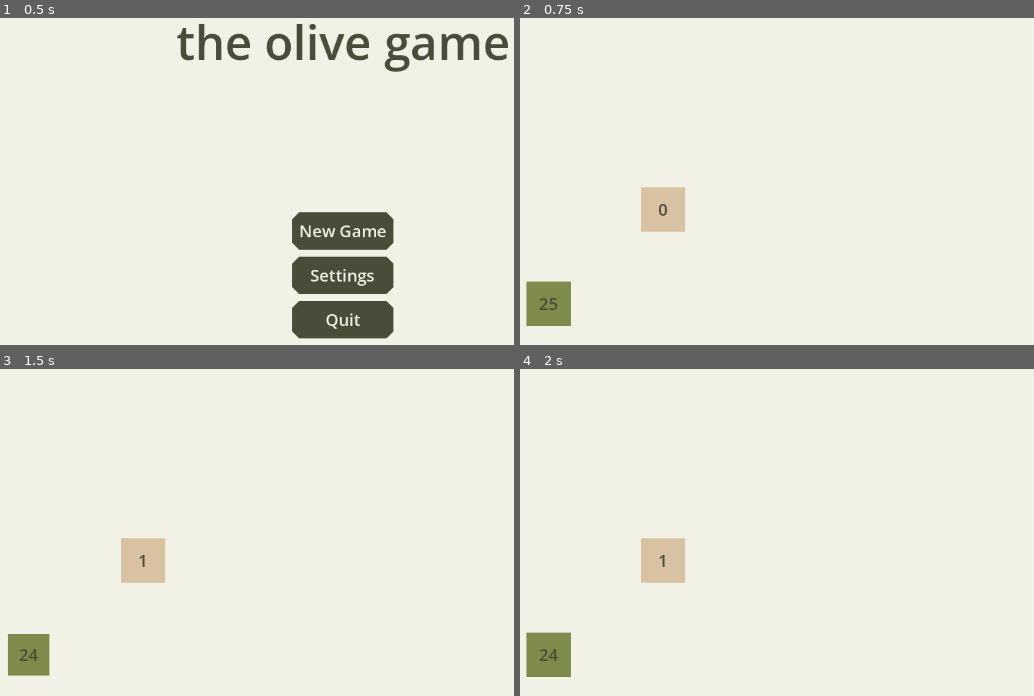
Above: before the commit, frames 1-4 (two rows, left to right).
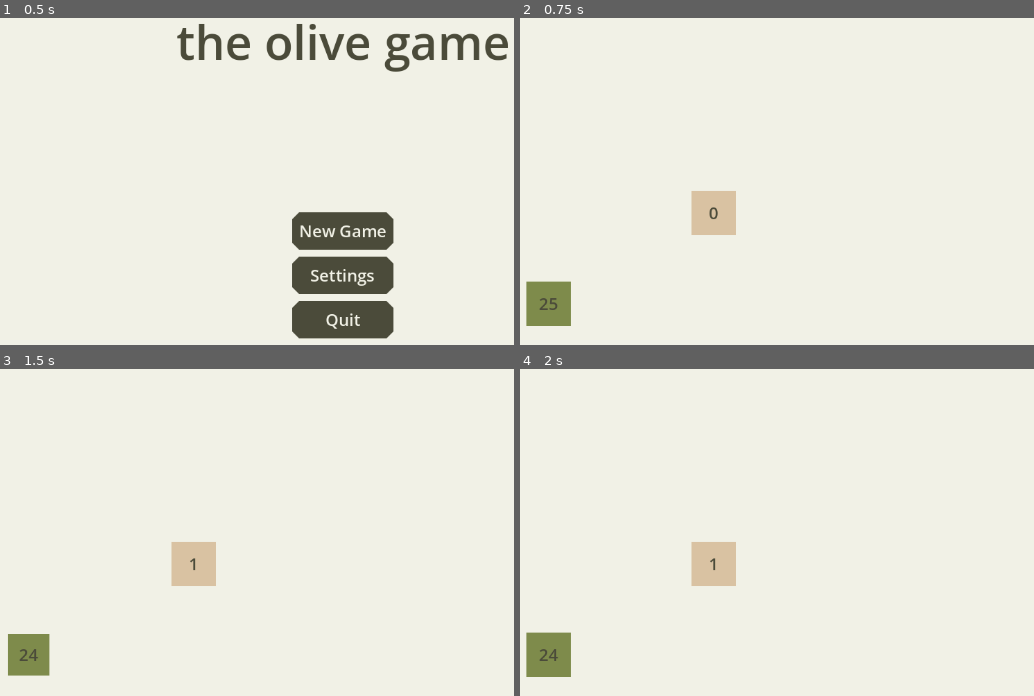
Above: after the commit, the same moments.

Repository: AntonioDell/mini-jam-203
Game: Godot game, scene res://main.tscn
The game is run twice, just before and just after one commit, with the same random seed, the same clock (stepped at 60 frames per second) and the same inputs.
Inputs (mouse positions are in pixels of both pictures, inside the frame that each line leads up to):
- Up to frame 1 (0.5 s): no input
- Up to frame 2 (0.75 s): click "New Game" at 0.5 s
- Up to frame 3 (1.5 s): tap Enter at 1.25 s; move the mouse to (30, 653) at 1.27 s; click (30, 653) at 1.42 s
- Up to frame 4 (2 s): no input

Frame 1 is identical in both runs. In frame 2, 2.4% of the frame differs, in the area x 23-43%, y 51-67%; in frame 3, 2.4%; in frame 4, 2.4%.

Commit message:
Add transport moving and unloading of olives

Diff:
--- a/globals/global_save_game_controller.gd
+++ b/globals/global_save_game_controller.gd
@@ -20,6 +20,26 @@
 	save_game_data.game_state = {}
 	save()
 
+func register_holder_resource(node_name: String, initial_holder_resource: HolderResource) -> HolderResource:
+	var state = _get_saved_resources_state("holder")
+	if node_name not in state:
+		state[node_name] = initial_holder_resource
+	state[node_name].amount_changed.connect(func(_x): _schedule_save())
+
+	return state[node_name]
+
+func register_travel_resource(node_name: String, initial_travel_resource: TravelResource) -> TravelResource:
+	var state = _get_saved_resources_state("travel")
+	if node_name not in state:
+		state[node_name] = initial_travel_resource
+	state[node_name].path_travelled_changed.connect(func(_x): _schedule_save())
+
+	return state[node_name]
+
+func _get_saved_resources_state(type: String) -> Dictionary:
+	if type not in save_game_data.game_state:
+		save_game_data.game_state[type] = {}
+	return save_game_data.game_state[type]
 
 func _ready():
 	if not _load_save_game():
@@ -40,3 +60,12 @@
 
 func _exit_tree():
 	save()
+
+var save_scheduled = false
+func _schedule_save():
+	if save_scheduled: return
+
+	save_scheduled = true
+	await get_tree().create_timer(1.0).timeout
+	save()
+	save_scheduled = false
--- a/level.tscn
+++ b/level.tscn
@@ -5,6 +5,7 @@
 [ext_resource type="PackedScene" uid="uid://dl4d6w6yy6jvs" path="res://olive_collection/olive_tree.tscn" id="2_vonw3"]
 [ext_resource type="Script" uid="uid://dr2xkieskyly1" path="res://holder_resource.gd" id="3_oi3di"]
 [ext_resource type="PackedScene" uid="uid://dnhpqe5uidffi" path="res://olive_collection/olive_transporter.tscn" id="5_f2txt"]
+[ext_resource type="Script" uid="uid://c3kctp1wm3wbg" path="res://travel/travel_resource.gd" id="6_1ainy"]
 
 [sub_resource type="Gradient" id="Gradient_f2txt"]
 offsets = PackedFloat32Array(0.8429561)
@@ -20,9 +21,19 @@
 amount = 25
 metadata/_custom_type_script = "uid://dr2xkieskyly1"
 
+[sub_resource type="Curve2D" id="Curve2D_n6hdu"]
+_data = {
+"points": PackedVector2Array(0, 0, 0, 0, 360, 368, 0, 0, 0, 0, 465, 368, 0, 0, 0, 0, 554, 379, 0, 0, 0, 0, 651, 360)
+}
+point_count = 4
+
 [sub_resource type="Resource" id="Resource_f2txt"]
 script = ExtResource("3_oi3di")
 metadata/_custom_type_script = "uid://dr2xkieskyly1"
+
+[sub_resource type="Resource" id="Resource_n6hdu"]
+script = ExtResource("6_1ainy")
+metadata/_custom_type_script = "uid://c3kctp1wm3wbg"
 
 [node name="Level" type="Node2D" unique_id=800733794]
 script = ExtResource("1_vonw3")
@@ -38,6 +49,10 @@
 position = Vector2(122, 499)
 olives = SubResource("Resource_1ainy")
 
-[node name="OliveTransporter" parent="." unique_id=1043901175 instance=ExtResource("5_f2txt")]
-position = Vector2(287, 363)
+[node name="OliveTransporterPath" type="Path2D" parent="." unique_id=980445474]
+curve = SubResource("Curve2D_n6hdu")
+
+[node name="OliveTransporter" parent="OliveTransporterPath" unique_id=1043901175 instance=ExtResource("5_f2txt")]
+position = Vector2(360, 368)
 olives = SubResource("Resource_f2txt")
+travel = SubResource("Resource_n6hdu")
--- a/olive_collection/holder_resource_save_game.gd
+++ /dev/null
@@ -1,16 +0,0 @@
-extends Node
-
-
-signal holder_resource_loaded(holder_resource: HolderResource)
-
-
-func register_holder_resource(node_name: String, initial_holder_resource: HolderResource) -> HolderResource:
-	var state = GlobalSaveGameController.save_game_data.game_state
-	if node_name in state:
-		print("wow")
-		holder_resource_loaded.emit(state[node_name])
-	else:
-		state[node_name] = initial_holder_resource
-	state[node_name].amount_changed.connect(func(_x): GlobalSaveGameController.save())
-
-	return state[node_name]
--- a/olive_collection/holder_resource_save_game.tscn
+++ /dev/null
@@ -1,6 +0,0 @@
-[gd_scene format=3 uid="uid://begi2xobvn5km"]
-
-[ext_resource type="Script" uid="uid://cnuxh17l3df5l" path="res://olive_collection/holder_resource_save_game.gd" id="1_dkhru"]
-
-[node name="HolderResourceSaveGame" type="Node" unique_id=1430807298]
-script = ExtResource("1_dkhru")
--- a/olive_collection/olive_collection_controller.gd
+++ b/olive_collection/olive_collection_controller.gd
@@ -11,6 +11,9 @@
 func register_desitnation(destination: HolderResource):
 	olive_destinations.append(destination)
 
+func unregister_destination(destination: HolderResource):
+	olive_destinations.erase(destination)
+
 func try_collect(source: HolderResource) -> bool:
 	var destination = olive_destinations.filter(func(d: HolderResource): return d.amount < destination_max_amount)
 	if source.amount > 0 and not destination.is_empty():
--- a/olive_collection/olive_transporter.gd
+++ b/olive_collection/olive_transporter.gd
@@ -1,12 +1,48 @@
-extends Node2D
+class_name OliveTransporter
+extends PathFollow2D
+
 
 @export var olives: HolderResource
+@export var travel: TravelResource
+
+var controller: OliveCollectionController
 
 func _ready():
-	olives = $OlivesSaveGame.register_holder_resource(name, olives)
-	var controller: OliveCollectionController = get_tree().get_first_node_in_group("OliveCollectionController")
-	controller.register_desitnation(olives)
+	olives = GlobalSaveGameController.register_holder_resource(name, olives)
+	travel = GlobalSaveGameController.register_travel_resource(name, travel)
+
+	controller = get_tree().get_first_node_in_group("OliveCollectionController")
+
+	_setup_travel()
 	_setup_children()
 
+func _setup_travel():
+	if not travel.is_travelling:
+		controller.register_desitnation(olives)
+	travel.arrived.connect(_on_travel_arrived)
+	travel.path_travelled_changed.connect(func(value: float): progress_ratio = value)
+	progress_ratio = travel.path_travelled
+
 func _setup_children():
-	$OliveTransporterView.setup(olives)
+	$OliveTransporterView.setup(olives, travel)
+	$OliveTransporterTravelIncrementer.setup(travel, 5.0)
+	$OliveTransporterInputArea.olive_transporter_clicked.connect(_on_transporter_clicked)
+
+
+func _on_transporter_clicked():
+	print("Clicked")
+	if travel.path_travelled == 1.0:
+		travel.is_returning = true
+	elif travel.path_travelled == 0.0:
+		travel.is_returning = false
+	travel.is_travelling = true
+	controller.unregister_destination(olives)
+
+
+func _on_travel_arrived(is_returning: bool):
+	if not is_returning:
+		olives.amount = 0
+		print("Unloading cart")
+	else:
+		controller.register_desitnation(olives)
+		print("Ready for more olives")
--- a/olive_collection/olive_transporter.tscn
+++ b/olive_collection/olive_transporter.tscn
@@ -1,14 +1,21 @@
 [gd_scene format=3 uid="uid://dnhpqe5uidffi"]
 
 [ext_resource type="Script" uid="uid://d25361r47iv7p" path="res://olive_collection/olive_transporter.gd" id="1_d1ety"]
-[ext_resource type="PackedScene" uid="uid://begi2xobvn5km" path="res://olive_collection/holder_resource_save_game.tscn" id="2_6c6q1"]
+[ext_resource type="PackedScene" uid="uid://dlidue5gocvyw" path="res://travel/olive_transporter_travel_incrementer.tscn" id="2_y6hwv"]
+[ext_resource type="PackedScene" uid="uid://sqph21mpywcq" path="res://travel/olive_transporter_input_area.tscn" id="3_6c6q1"]
 [ext_resource type="PackedScene" uid="uid://jc2ax3oafrlj" path="res://olive_collection/olive_transporter_view.tscn" id="3_y6hwv"]
 
-[node name="OliveTransporter" type="Node2D" unique_id=504175730]
+[sub_resource type="Curve" id="Curve_y6hwv"]
+_data = [Vector2(0, 0), 0.0, 0.0, 0, 0, Vector2(1, 1), 0.0, 0.0, 0, 0]
+point_count = 2
+
+[node name="OliveTransporter" type="PathFollow2D" unique_id=846844082]
+rotates = false
 script = ExtResource("1_d1ety")
 
-[node name="OlivesSaveGame" parent="." unique_id=1430807298 instance=ExtResource("2_6c6q1")]
+[node name="OliveTransporterTravelIncrementer" parent="." unique_id=912653014 instance=ExtResource("2_y6hwv")]
+accelleration_curve = SubResource("Curve_y6hwv")
 
 [node name="OliveTransporterView" parent="." unique_id=1231848277 instance=ExtResource("3_y6hwv")]
 
-[node name="Node2D" type="Node2D" parent="." unique_id=1767878051]
+[node name="OliveTransporterInputArea" parent="." unique_id=717562846 instance=ExtResource("3_6c6q1")]
--- a/olive_collection/olive_transporter_view.gd
+++ b/olive_collection/olive_transporter_view.gd
@@ -1,8 +1,15 @@
 extends Node2D
 
-func setup(olives: HolderResource):
+func setup(olives: HolderResource, travel: TravelResource):
 	olives.amount_changed.connect(_on_amount_changed)
 	_on_amount_changed(olives.amount)
+	travel.arrived.connect(_on_travel_arrived)
 
 func _on_amount_changed(amount: int):
 	$Label.text = "%s" % amount
+
+func _on_travel_arrived(is_returned: bool):
+	if not is_returned:
+		print("Arrived")
+	else:
+		print("Returned")
--- a/olive_collection/olive_tree.gd
+++ b/olive_collection/olive_tree.gd
@@ -6,7 +6,7 @@
 
 
 func _ready():
-	olives = $OliveTreeSaveGame.register_holder_resource(name, olives)
+	olives = GlobalSaveGameController.register_holder_resource(name, olives)
 	_setup_children()
 
 func _setup_children():
--- a/olive_collection/olive_tree.tscn
+++ b/olive_collection/olive_tree.tscn
@@ -3,13 +3,10 @@
 [ext_resource type="Script" uid="uid://dw2jdl2usdqx8" path="res://olive_collection/olive_tree.gd" id="1_yq5ov"]
 [ext_resource type="PackedScene" uid="uid://be0ple86o827j" path="res://olive_collection/olive_tree_view.tscn" id="2_8vonl"]
 [ext_resource type="PackedScene" uid="uid://bswejc7ynxy08" path="res://olive_collection/olive_tree_input_area.tscn" id="3_fxmnw"]
-[ext_resource type="PackedScene" uid="uid://begi2xobvn5km" path="res://olive_collection/holder_resource_save_game.tscn" id="4_5d438"]
 
 [node name="OliveTree" type="Node2D" unique_id=1680221023]
 script = ExtResource("1_yq5ov")
 
-[node name="OliveTreeSaveGame" parent="." unique_id=1430807298 instance=ExtResource("4_5d438")]
-
 [node name="OliveTreeView" parent="." unique_id=202196002 instance=ExtResource("2_8vonl")]
 
 [node name="OliveTreeInputArea" parent="." unique_id=719354934 instance=ExtResource("3_fxmnw")]
--- a/travel/olive_transporter_input_area.gd
+++ b/travel/olive_transporter_input_area.gd
@@ -2,15 +2,12 @@
 extends Area2D
 
 
-func setup(olive_transporter: TravelResource, controller: Node):
-	if "transporter_clicked" not in controller:
-		GlobalErrorHandler.handle_error(self, "Setup failed, 'transporter_clicked' not in %s" % controller.name)
-
-	if input_event.is_connected(_on_input_event):
-		input_event.disconnect(_on_input_event)
-	input_event.connect(_on_input_event.bind(olive_transporter, controller))
+signal olive_transporter_clicked
 
 
-func _on_input_event(_viewport: Node, event: InputEvent, _shape_idx: int, olive_transporter: TravelResource, controller: Node):
+func _ready():
+	input_event.connect(_on_input_event)
+
+func _on_input_event(_viewport: Node, event: InputEvent, _shape_idx: int):
 	if event is InputEventMouseButton and (event as InputEventMouseButton).pressed:
-		controller.transporter_clicked(olive_transporter)
+		olive_transporter_clicked.emit()
--- /dev/null
+++ b/travel/olive_transporter_path.gd
@@ -0,0 +1,18 @@
+class_name OliveTransporterPath
+extends Path2D
+
+
+var transporters: Array[OliveTransporter] = []
+
+
+func start_travel(olive_transporter: OliveTransporter):
+	if transporters.any(func(ot): return ot == olive_transporter): return
+
+	transporters.append(olive_transporter)
+	var pf = PathFollow2D.new()
+
+
+
+func _ready():
+	var controller: OliveTransporterTravelController = get_tree().get_first_node_in_group("OliveTransporterTravelController")
+	controller.register_path(self)
--- /dev/null
+++ b/travel/olive_transporter_path.tscn
@@ -0,0 +1,9 @@
+[gd_scene format=3 uid="uid://ch17otr6xvp4j"]
+
+[ext_resource type="Script" uid="uid://briqp75h7hmrv" path="res://travel/olive_transporter_path.gd" id="1_2ys06"]
+
+[sub_resource type="Curve2D" id="Curve2D_v4n7a"]
+
+[node name="OliveTransporterPath" type="Path2D" unique_id=602618642]
+curve = SubResource("Curve2D_v4n7a")
+script = ExtResource("1_2ys06")
--- a/travel/olive_transporter_travel_controller.gd
+++ /dev/null
@@ -1,9 +0,0 @@
-class_name OliveTransporterTravelController
-extends Node2D
-
-
-func transporter_clicked(transporter: TravelResource):
-	pass
-
-func register_path(path: TravelPath):
-	pass
--- a/travel/olive_transporter_travel_controller.tscn
+++ /dev/null
@@ -1,6 +0,0 @@
-[gd_scene format=3 uid="uid://bv3ucdmnvggon"]
-
-[ext_resource type="Script" uid="uid://c76ghr2bjom6d" path="res://travel/olive_transporter_travel_controller.gd" id="1_6614c"]
-
-[node name="OliveTransporterTravelController" type="Node2D" unique_id=4573142]
-script = ExtResource("1_6614c")
--- /dev/null
+++ b/travel/olive_transporter_travel_incrementer.gd
@@ -0,0 +1,29 @@
+class_name OliveTransporterTravelIncrementer
+extends Node
+
+
+@export var accelleration_curve: Curve
+
+
+var travel: TravelResource
+var time_to_arrival: float
+
+func setup(travel: TravelResource, time_to_arrival: float):
+	self.travel = travel
+	self.time_to_arrival = time_to_arrival
+
+	if travel.is_travelling:
+		t = lerp(0.0, time_to_arrival, travel.path_travelled)
+
+var t = 0.0
+func _process(delta):
+	if not travel.is_travelling: return
+
+	var curve_sample = clampf(accelleration_curve.sample(inverse_lerp(0.0, time_to_arrival, t)), 0, 1)
+	travel.path_travelled = curve_sample if not travel.is_returning else 1 - curve_sample
+	var has_arrived = (not travel.is_returning and travel.path_travelled == 1.0) or (travel.is_returning and travel.path_travelled == 0.0)
+	if has_arrived:
+		travel.arrive()
+		t = 0.0
+
+	t += delta
--- /dev/null
+++ b/travel/olive_transporter_travel_incrementer.tscn
@@ -0,0 +1,6 @@
+[gd_scene format=3 uid="uid://dlidue5gocvyw"]
+
+[ext_resource type="Script" uid="uid://cjdst4hwpq2tl" path="res://travel/olive_transporter_travel_incrementer.gd" id="1_niqlg"]
+
+[node name="OliveTransporterTravelIncrementer" type="Node" unique_id=912653014]
+script = ExtResource("1_niqlg")
--- a/travel/travel_resource.gd
+++ b/travel/travel_resource.gd
@@ -6,4 +6,15 @@
 signal arrived(is_returned: bool)
 
 
-@export var path_travelled: float = 0.0
+@export var path_travelled: float = 0.0:
+	set(value):
+		path_travelled = value
+		path_travelled_changed.emit(path_travelled)
+@export var is_returning: bool = false
+@export var is_travelling: bool = false
+
+
+func arrive():
+	arrived.emit(is_returning)
+	is_returning = !is_returning
+	is_travelling = false
Not shown, removed: olive_collection/holder_resource_save_game.gd.uid
Not shown, added: travel/olive_transporter_path.gd.uid
Not shown, removed: travel/olive_transporter_travel_controller.gd.uid
Not shown, added: travel/olive_transporter_travel_incrementer.gd.uid
